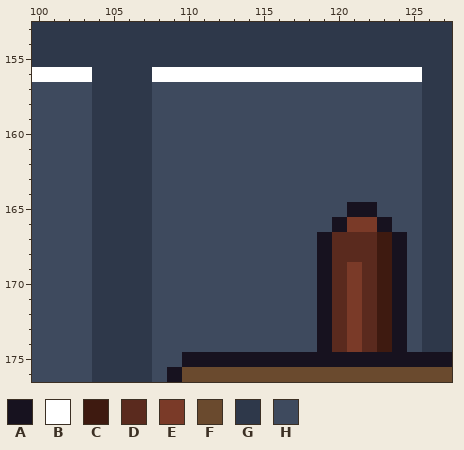
Pixel-art file, stored at office/site_law_office_b.aseprite. Above, as it was before the edit.
320x320 pixels, 1 frame. Colours within 5 levels of each other are drawn and written as one. Shown: x 100..127, y 153..176.
Visible layers, top first: "Margins", "CharacterTest", "Plant", "Mon", "Desk", "Chair", "Sofa", "Window", "Trophy", "Frame", "Plate", "Doors", "Floor", "Wall", "Ceiling".
Palette (. is transparent): A #17121f  B #ffffff  C #3e1a10  D #5a2a1e  E #7a3a28  F #6a4a2e  G #2e384a  H #3e4a5e
Pixels before, first column x 100:
153 GGGGGGGGGGGGGGGGGGGGGGGGGGGG
154 GGGGGGGGGGGGGGGGGGGGGGGGGGGG
155 GGGGGGGGGGGGGGGGGGGGGGGGGGGG
156 BBBBGGGGBBBBBBBBBBBBBBBBBBGG
157 HHHHGGGGHHHHHHHHHHHHHHHHHHGG
158 HHHHGGGGHHHHHHHHHHHHHHHHHHGG
159 HHHHGGGGHHHHHHHHHHHHHHHHHHGG
160 HHHHGGGGHHHHHHHHHHHHHHHHHHGG
161 HHHHGGGGHHHHHHHHHHHHHHHHHHGG
162 HHHHGGGGHHHHHHHHHHHHHHHHHHGG
163 HHHHGGGGHHHHHHHHHHHHHHHHHHGG
164 HHHHGGGGHHHHHHHHHHHHHHHHHHGG
165 HHHHGGGGHHHHHHHHHHHHHAAHHHGG
166 HHHHGGGGHHHHHHHHHHHHAEEAHHGG
167 HHHHGGGGHHHHHHHHHHHADDDCAHGG
168 HHHHGGGGHHHHHHHHHHHADDDCAHGG
169 HHHHGGGGHHHHHHHHHHHADEDCAHGG
170 HHHHGGGGHHHHHHHHHHHADEDCAHGG
171 HHHHGGGGHHHHHHHHHHHADEDCAHGG
172 HHHHGGGGHHHHHHHHHHHADEDCAHGG
173 HHHHGGGGHHHHHHHHHHHADEDCAHGG
174 HHHHGGGGHHHHHHHHHHHADEDCAHGG
175 HHHHGGGGHHAAAAAAAAAAAAAAAAAA
176 HHHHGGGGHAFFFFFFFFFFFFFFFFFF
Once edited:
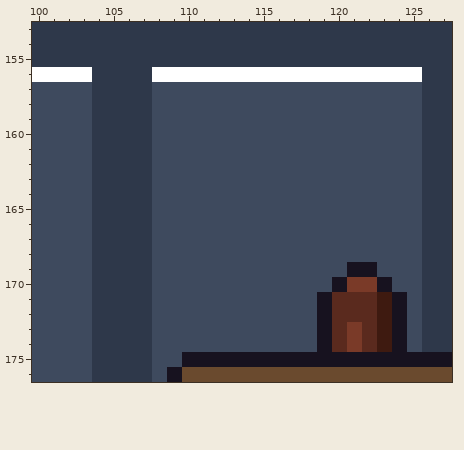
Edits made:
Layer "Chair":
The edit turns colour C into colour A in row 170 at x 123.
The edit turns colour D into colour A in row 169 at x 122; in row 170 at x 120.
The edit turns colour E into colour A in row 169 at x 121.
The edit turns colour E into colour D in rows 171 to 172 at x 121.
The edit turns colour D into colour E in row 170 at x 122.
The edit turns colour A into colour H in row 165 at x 121 to 122; in row 166 at x 120 and 123; in rows 167 to 170 at x 119 and 124.
The edit turns colour C into colour H in rows 167 to 169 at x 123.
The edit turns colour D into colour H in rows 167 to 168 at x 120 to 122; in row 169 at x 120.
The edit turns colour E into colour H in row 166 at x 121 to 122.
Pixel boxes of the changes (left, top, right, bottom) in both pictures:
changed: (317, 202, 407, 322)
